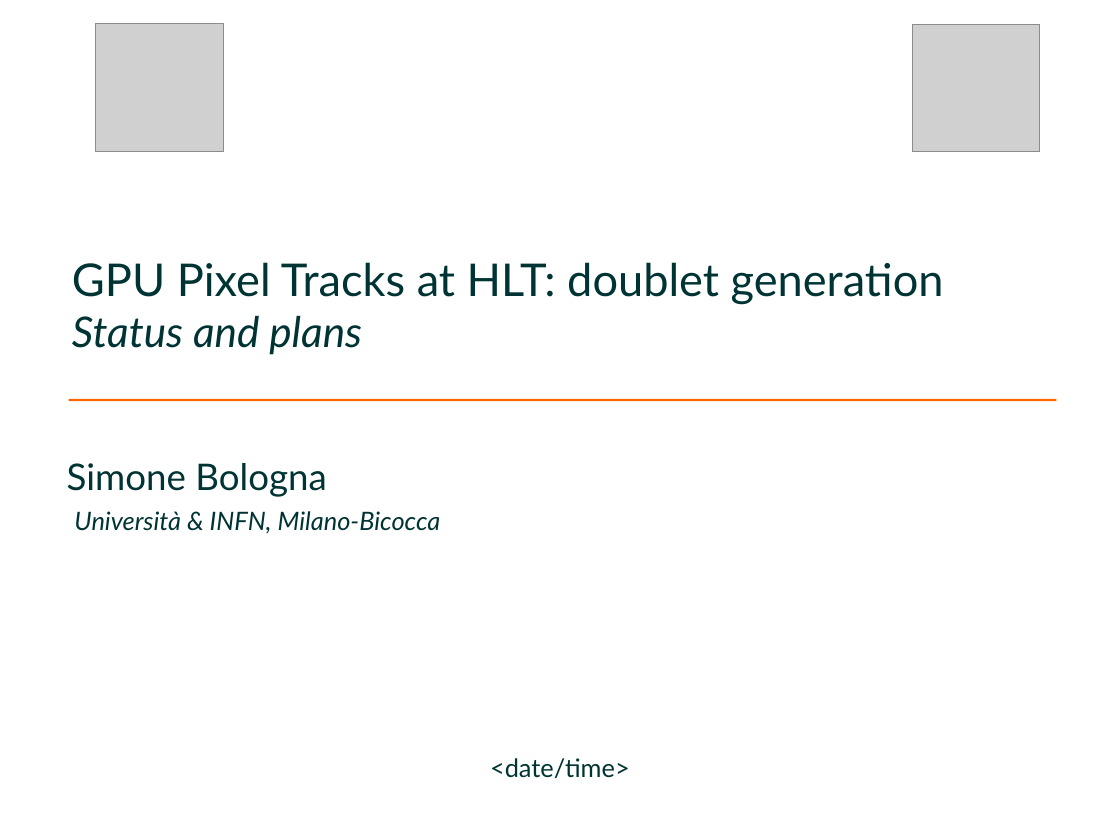
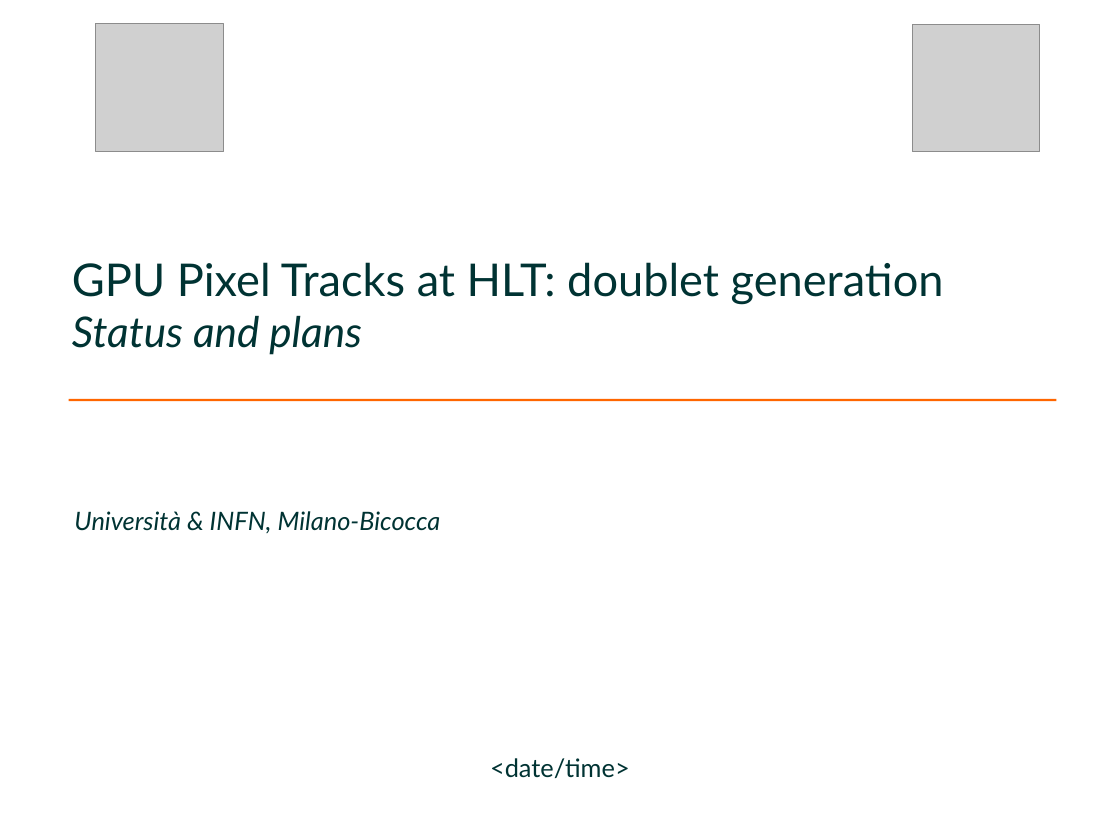
Before and after one commit to simonecid/MetropolisODP, a slide deck: slide 1 of Demo.odp. Drawn at 1120x840 pixels with LibreOffice and Linux fonts; fonts in the diff are those of the drawing; grey boxes stand for pictures. Boxes give left, top, right and bottom in pixels: in the first picture for what was removed or moved away, otherwise in the second. Text is boxed around its words. In the diff, an @@ line names an element or a change of style, - is before the commit and + after.

```diff
--- a/Demo.odp
+++ b/Demo.odp
@@ text removed at box(67, 463, 326, 497) @@
-Simone Bologna
```
Also in this commit, not shown: 3 other slides changed, 2 other files.
